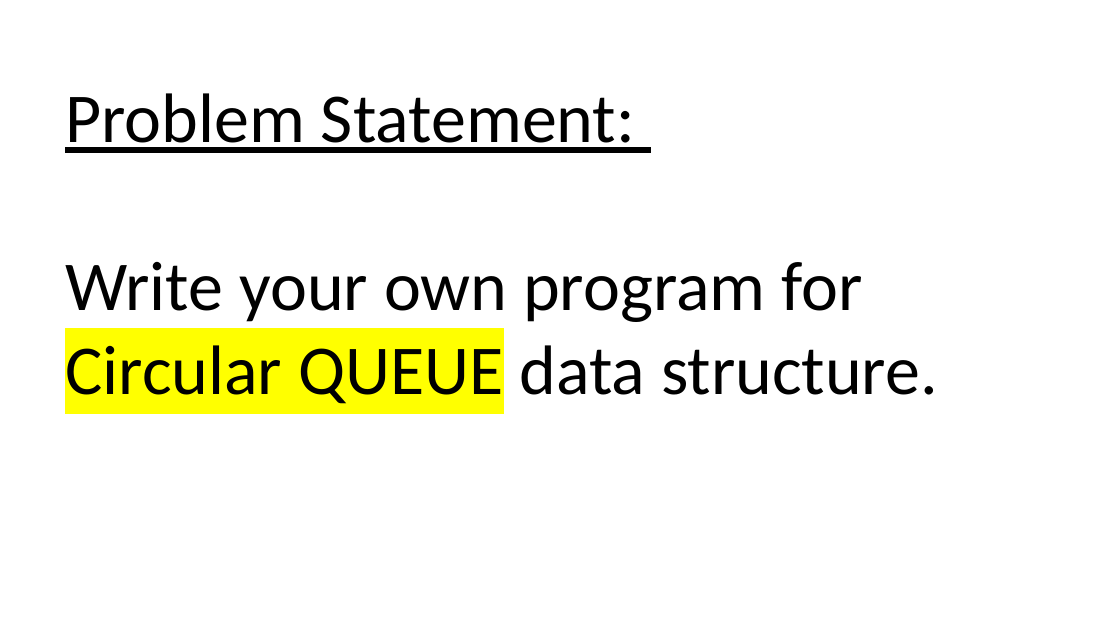
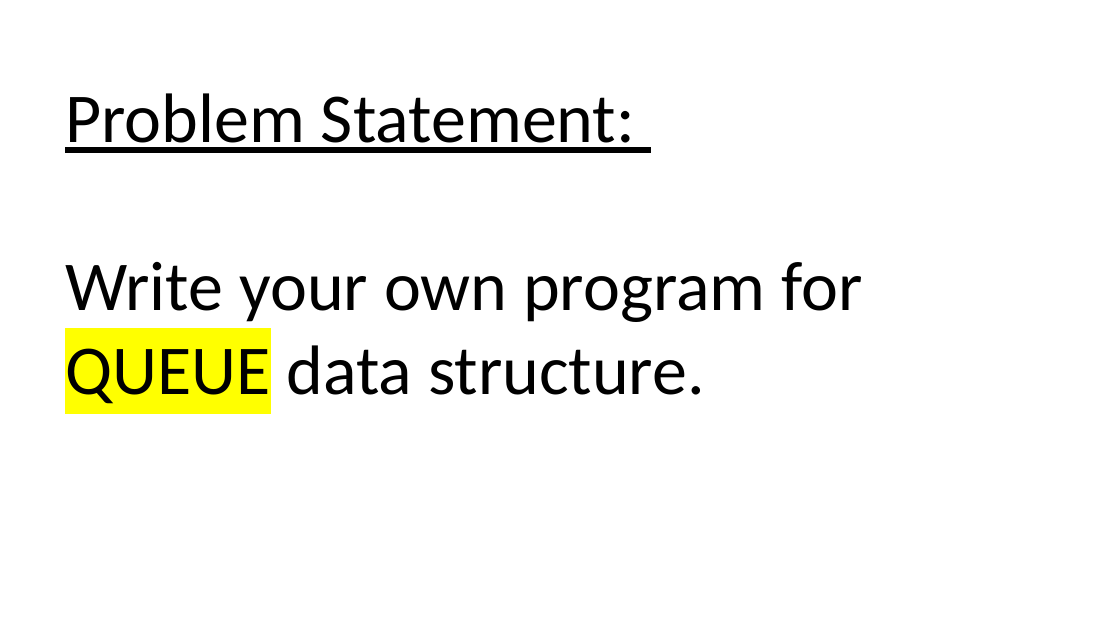
Before and after one commit to codingenv/Java, a slide deck: slide 1 of DataStructure/Queue/LinearQueue/Queue.pptx. Drawn at 1120x630 pixels with LibreOffice and Linux fonts; fonts in the diff are those of the drawing. Boxes give left, top, right and bottom in pixels: in the first picture for what was removed or moved away, otherwise in the second. Text is boxed around its words. In the diff, an @@ line names an element or a change of style, - is before the commit and + after.

Commit message:
Added the correct file for the linear queue and its ppt.

```diff
--- a/DataStructure/Queue/LinearQueue/Queue.pptx
+++ b/DataStructure/Queue/LinearQueue/Queue.pptx
@@ text at <box>65,262,862,404</box>: text changed @@
-Write your own program for Circular QUEUE data structure.
+Write your own program for QUEUE data structure.
```
Also in this commit, not shown: 5 other slides changed, 3 slides added, 3 slides removed, 2 other files.
